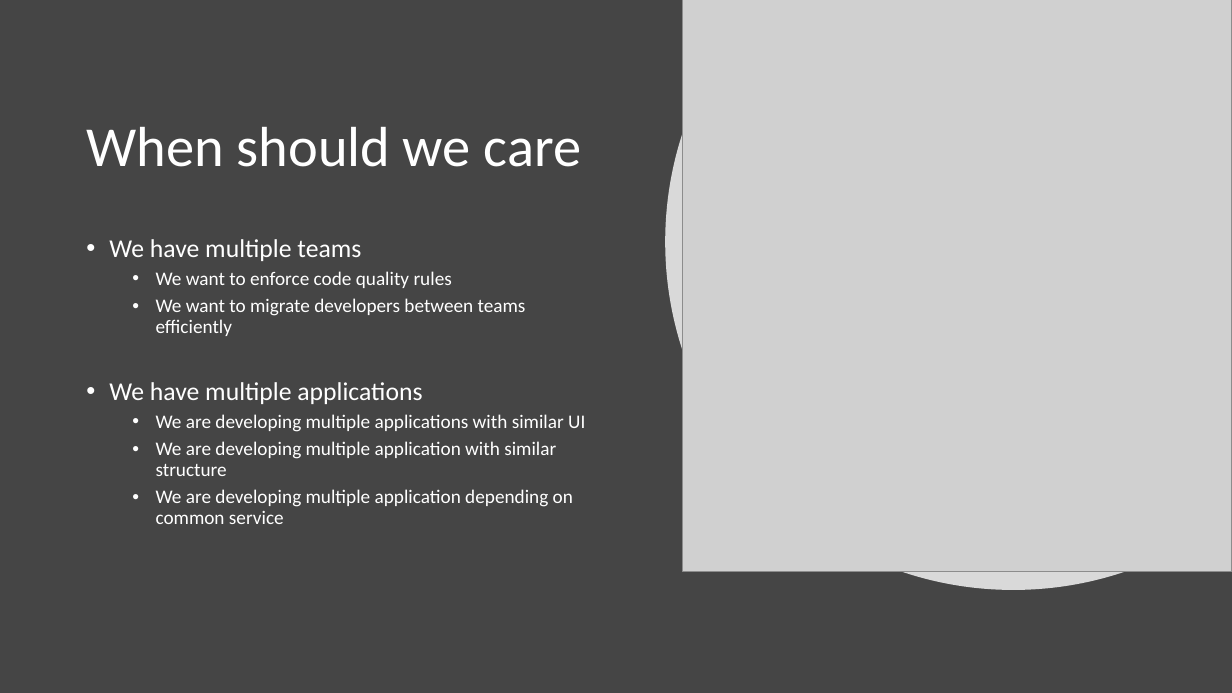
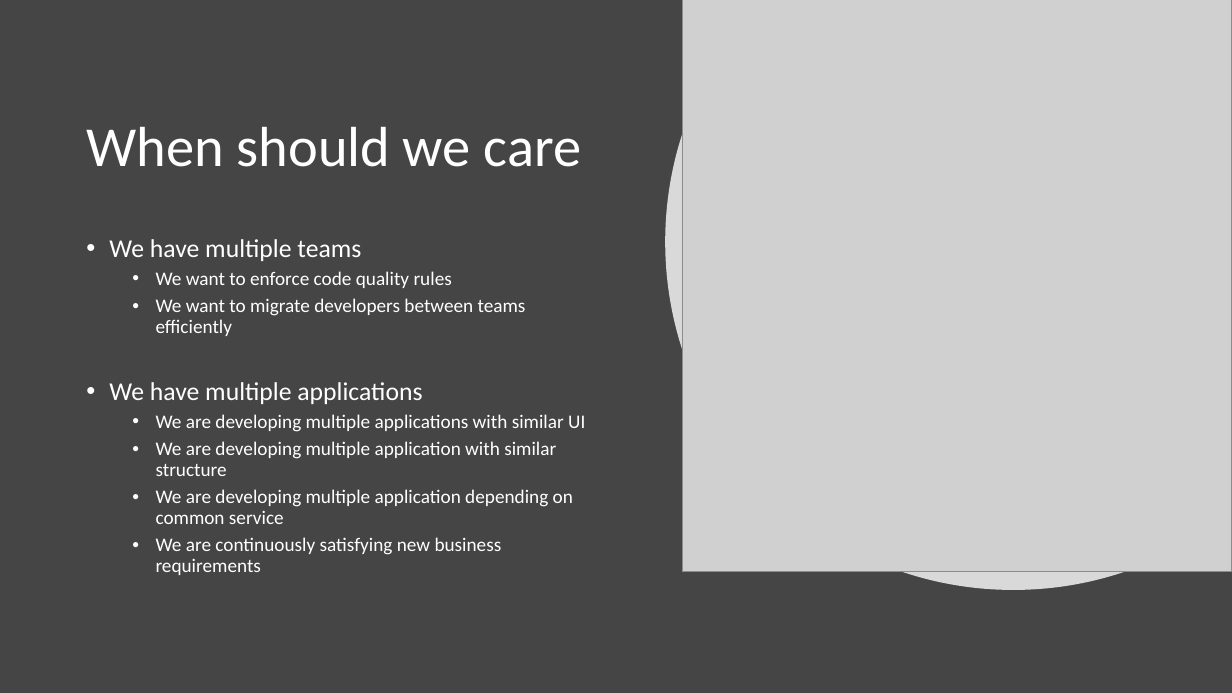
Before and after one commit to Xapuu/programingStuff, a slide deck: slide 3 of ngMeetup.pptx. Drawn at 1232x693 pixels with LibreOffice and Linux fonts; fonts in the diff are those of the drawing; grey boxes stand for pictures. Boxes give left, top, right and bottom in pixels: in the first picture for what was removed or moved away, otherwise in the second. Text is boxed around its words. In the diff, an @@ line names an element or a change of style, - is before the commit and + after.

```diff
--- a/ngMeetup.pptx
+++ b/ngMeetup.pptx
@@ text at [156, 537, 502, 575]: paragraph added @@
+  • We are continuously satisfying new business requirements
```
Also in this commit, not shown: 4 slides added, 1 other file.
